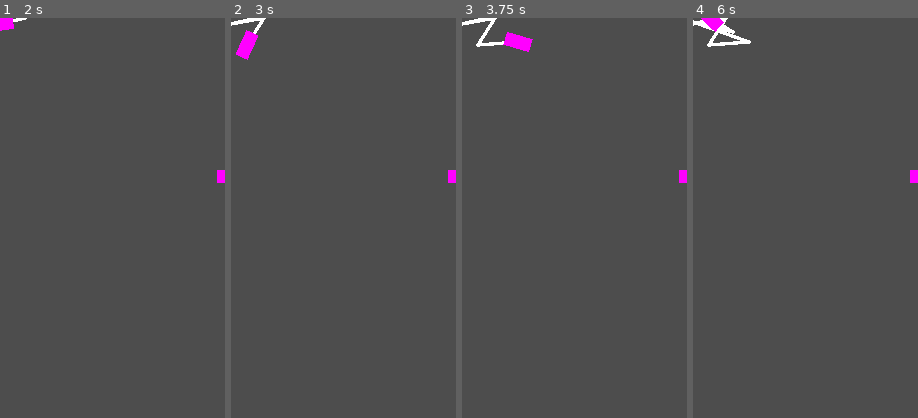
Above: before the commit, frames 1-4 (left to right).
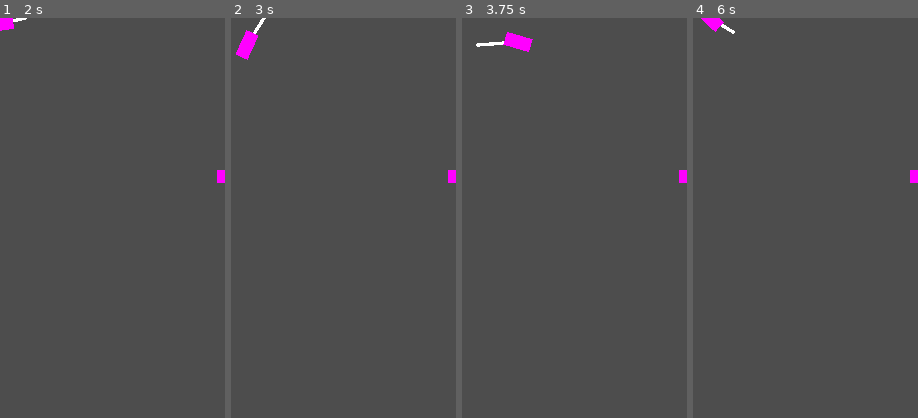
Above: after the commit, the same moments.

Repository: veprogames/blumo
Game: Godot game, scene res://level/level.tscn
Two runs of this game, one before a commit and one after it. Both use one fixed random seed, a clock stepped at 60 frames per second and the inputs below.
Inputs (mouse positions are % of the whole screen's width and height, from its top left):
- Up to frame 1 (2 s): tap Enter at 0.5 s; move the mouse to (55, 50) at 0.52 s; tap Space at 1.25 s; move the mouse to (45, 50) at 1.27 s
- Up to frame 2 (3 s): tap Enter at 2 s; move the mouse to (52, 48) at 2.02 s; tap Space at 2.75 s; move the mouse to (49, 52) at 2.77 s
- Up to frame 3 (3.75 s): tap Enter at 3.5 s; move the mouse to (58, 51) at 3.52 s
- Up to frame 4 (6 s): tap Space at 4.25 s; move the mouse to (42, 49) at 4.27 s; move the mouse to (51, 50) at 5.02 s; move the mouse to (46, 48) at 5.77 s
The pictures show only the part of the screen within x 0-50%, y 0-50%; the shares and areas given below are measured in that part.

Frame 1 is identical in both runs. In frame 2, 0.1% of the frame differs, in the area x 0-14%, y 0-2%; in frame 3, 0.2%; in frame 4, 0.5%, in the area x 0-26%, y 0-8%.

Commit message:
documentation, delete areas at the right time, adjust trail segment length

Diff:
--- a/player/trail/collision/trail_collision_area.gd
+++ b/player/trail/collision/trail_collision_area.gd
@@ -4,6 +4,7 @@
 @export var polygon: PackedVector2Array : set = _set_polygon
 
 @onready var collision_polygon_2d: CollisionPolygon2D = $CollisionPolygon2D
+@onready var timer: Timer = $Timer
 
 func _set_polygon(points: PackedVector2Array) -> void:
 	polygon = points
@@ -12,3 +13,7 @@
 
 func _on_timer_timeout() -> void:
 	queue_free()
+
+func set_remaining_time(seconds: float) -> void:
+	timer.wait_time = seconds
+	timer.start()
--- a/player/trail/collision/trail_collision_manager.gd
+++ b/player/trail/collision/trail_collision_manager.gd
@@ -16,6 +16,12 @@
 func _ready() -> void:
 	trail.vertex_added.connect(_on_point_added)
 	trail.vertex_removed.connect(_on_point_removed)
+
+func _process(delta: float) -> void:
+	# increase the age of segments,
+	# used to set the timer for the areas accordingly
+	for segment in segments:
+		segment.age += delta
 
 func _on_point_added(point_position: Vector2, index: int):
 	# We can't build a segment with 1 point
@@ -46,14 +52,25 @@
 func _on_point_removed() -> void:
 	segments.pop_front()
 	# unlink the removed segment
-	segments[0].previous = null
+	if len(segments) > 0:
+		segments[0].previous = null
 	assert(
 		len(segments) == len(trail.points) - 1 or
 		(len(segments) == 0 and len(trail.points) == 0)
 	)
-	assert(segments[0].previous == null)
 
 #region Collision Areas Construction
+
+# NOTE:
+# This is the best I can come up with right now. It's not optimal
+# and there are a lot of "illegal" polygons trying to be constructed
+# and some are missing
+#
+# The underlying mathematical problem is
+# Finding enclosed convex polygons in a vector of connected points
+# in a performant way
+#
+# The current approach should be nearly O(n) which is fast enough
 
 ## build the actual collision area node
 ##
@@ -67,16 +84,23 @@
 	# start with the intersection point
 	poly.append(intersection_point)
 
+	# go along the trail towards the end...
 	while segment.has_next():
 		poly.append(segment.next.origin)
 
+		# ... but if we stumble across another intersection that
+		# is not the starting one
 		if len(segment.intersections) > 0 and segment != from_segment:
+			# jump forward to that intersection
+			# and continue from there
 			segment = segment.intersections[0]
 		else:
+			# otherwise just go to the next segment
 			segment = segment.next
 
 	add_child(area)
 
+	area.set_remaining_time(PlayerTrail.TRAIL_LIFETIME - from_segment.age)
 	area.polygon = poly
 
 	return area
@@ -86,11 +110,14 @@
 func check_for_new_areas() -> void:
 	var newest := segments[len(segments) - 1]
 	# skip the 2nd newest segment because they would always touch in a single point
+	# go backwards until the first intersection is found
 	for i in range(len(segments) - 2, -1, -1):
 		var current := segments[i]
 
 		var possible_intersection = current.get_intersection(newest)
 		if possible_intersection != null:
+			# add a reference to the segment it intersects
+			# for faster lookup
 			current.add_intersection(newest)
 			build_collision_area(current, possible_intersection)
 
--- a/player/trail/data/trail_segment.gd
+++ b/player/trail/data/trail_segment.gd
@@ -6,9 +6,14 @@
 ## [member origin] + [member length] = To
 var length: Vector2
 
+## Reference to the previous segment in the trail
 var previous: TrailSegment
+## Reference to the next segment in the trail
 var next: TrailSegment
+## Reference to all the segment where there are intersections
 var intersections: Array[TrailSegment] = []
+
+var age := 0.0
 
 func _init(origin_: Vector2, length_: Vector2) -> void:
 	self.origin = origin_
--- a/player/trail/player_trail.gd
+++ b/player/trail/player_trail.gd
@@ -4,7 +4,7 @@
 signal vertex_added(position: Vector2, index: int)
 signal vertex_removed()
 
-const MIN_VERTEX_DIST := 4
+const MIN_VERTEX_DIST := 32
 
 @export var player: Player
 
@@ -15,7 +15,7 @@
 ## Elapsed time
 var t := 0.0
 
-const TRAIL_LIFETIME: float = 10.5
+static var TRAIL_LIFETIME: float = 1.5
 
 func _process(delta: float) -> void:
 	t += delta
@@ -54,7 +54,7 @@
 func should_remove_first_vertex() -> bool:
 	if len(vertex_times) == 0:
 		return false
-	return t - vertex_times[0] >= TRAIL_LIFETIME
+	return t - vertex_times[0] >= PlayerTrail.TRAIL_LIFETIME
 
 ## Remove the first/oldest vertex if [method should_remove_first_vertex] applies
 func try_remove_first_trail_vertex():
